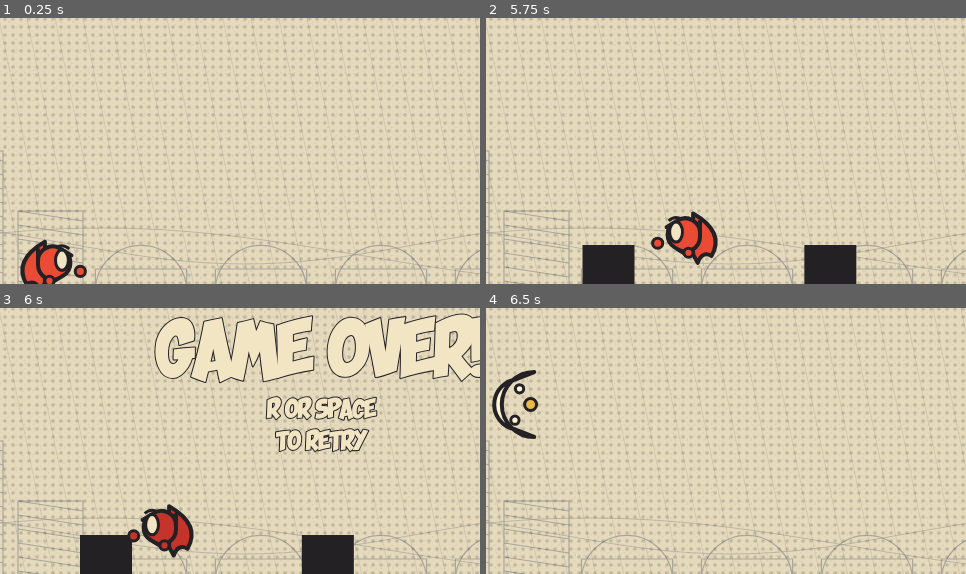
Above: before the commit, frames 1-4 (two rows, left to right).
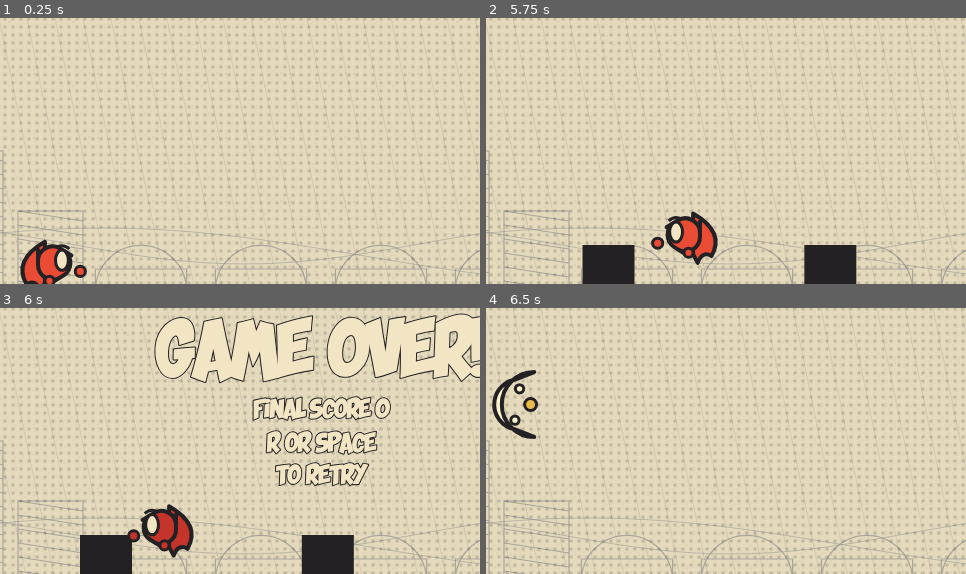
Above: after the commit, the same moments.

Repository: rfrondorf12/ai-girlies-jam-game
Game: browser game, page index.html
Two runs of this game, one before a commit and one after it. Both use one fixed random seed, a clock stepped at 60 frames per second and the inputs below.
Inputs (mouse positions are % of the whole screen's width and height, from its top left):
- Up to frame 1 (0.25 s): no input
- Up to frame 2 (5.75 s): click (50, 48) at 0.27 s; hold Right 1.03-1.53 s; click (50, 59) at 1.07 s; tap Space every 0.5 s from 1.1 to 5.6 s; hold Down 1.58-1.85 s; click (30, 37) at 1.67 s; hold Left 1.9-2.47 s; click (70, 31) at 2.27 s; hold Up 2.52-2.82 s; tap A at 2.52 s; click (65, 71) at 2.87 s; hold Right 2.87-3.53 s; click (25, 76) at 3.47 s; tap D at 3.52 s; hold Up 3.58-3.82 s; hold Left 3.87-4.3 s; click (50, 26) at 4.07 s; hold Down 4.35-4.68 s; click (80, 54) at 4.67 s; hold Right 4.73-5.23 s; click (20, 48) at 5.27 s; hold Down 5.28-5.55 s; hold Left from 5.6 s (still down)
- Up to frame 3 (6 s): keep holding Left; click (40, 87) at 5.87 s
- Up to frame 4 (6.5 s): tap Space at 6.1 s; release Left at 6.17 s; hold Up from 6.22 s (still down); click (60, 9) at 6.47 s
The pictures show only the part of the screen within x 17-67%, y 32-82%; the shares and areas given below are measured in that part.

Frames 1-2 are identical in both runs. In frame 3, 3.2% of the frame differs, in the area x 52-82%, y 33-68%; in frame 4, nothing differs.

Commit message:
ship-prep: fix fps meter, add touch movement and game-over score
Co-Authored-By: Claude Code <noreply@anthropic.com>

Diff:
--- a/main.js
+++ b/main.js
@@ -1,9 +1,8 @@
 // M3 feel: 8-panel comic runner with spawning monsters, stomp, slash, score, instant restart, and procedural Web Audio SFX.
 import {
-  PLAYFIELD_W, PLAYFIELD_H, PANEL_MARGIN, GROUND_Y, GROUND_THICKNESS, OUTLINE_WIDTH, TEXT_OUTLINE_WIDTH, MAX_DT,
+  PLAYFIELD_W, PLAYFIELD_H, PANEL_MARGIN, GROUND_Y, OUTLINE_WIDTH, TEXT_OUTLINE_WIDTH, MAX_DT,
   GRAVITY, MAX_FALL_SPEED, JUMP_VELOCITY, MAX_JUMPS, DOUBLE_JUMP_VELOCITY,
   MOVE_SPEED, PLAYER_W, PLAYER_H, PLAYER_START_X,
-  SHAPE_ROUND, EYE_OFFSET_X, EYE_OFFSET_Y, EYE_RADIUS_X, EYE_RADIUS_Y,
   SLASH_DURATION, SLASH_REACH, SLASH_THICKNESS, SLASH_ARC_SPREAD, SLASH_SAMPLES, SHOULDER_HEIGHT,
   MONSTER_W, MONSTER_H, MONSTER_SPEED, BASE_MONSTERS_PER_PANEL, SPAWN_INTERVAL, SPAWN_PANEL_MULTIPLIER,
   HIT_FLASH, STOMP_SQUASH, STOMP_BOUNCE_VELOCITY,
@@ -15,7 +14,7 @@
   VICTORY_HINT_LINE1, VICTORY_HINT_LINE2,
   PAUSED_TEXT, PAUSED_HINT, PAUSED_FONT_SIZE,
   CONTROLS_HINT, CONTROLS_HINT_SIZE, CONTROLS_HINT_DURATION, CONTROLS_HINT_MARGIN,
-  COLOR_PAPER, COLOR_INK, COLOR_PLAYER, COLOR_EYE, COLOR_MONSTER, COLOR_GROUND,
+  COLOR_PAPER, COLOR_INK, COLOR_EYE, COLOR_MONSTER,
   COLOR_DEATH, PANEL_FLASH_COLOR,
   WORLD_COUNT, WORLD_PAPER, WORLD_PLAYER_FILL, WORLD_PLAYER_EYE,
   WORLD_SKY_TOP, WORLD_SKY_BOTTOM, WORLD_PLATFORM_FILL, WORLD_PLATFORM_TOP, HALFTONE_OPACITY, STAGES_PER_PANEL,
@@ -93,7 +92,8 @@
 let fpsAccumulator = 0;
 let fpsFrameCount = 0;
 let avgFps = 60;
-let minFps = 60;
+let minFps = Infinity;
+let touchDir = 0;             // -1 = left half of screen held, 1 = right half, 0 = none
 
 function monstersPerPanel(p) {
   return BASE_MONSTERS_PER_PANEL + p;
@@ -296,20 +296,43 @@
 addEventListener('keyup', (e) => held.delete(e.code));
 addEventListener('blur', () => held.clear());
 
-// Mobile: a tap anywhere on the canvas does the one action (jump). A two-finger tap slashes.
+// Mobile: left half of the screen moves left, right half moves right. Tap jumps; a two-finger tap slashes.
 canvas.addEventListener('touchstart', (e) => {
   e.preventDefault();
   initAudio();
+  updateTouchDir(e.touches);
   if (gameOver || victory) {
     reset();
     return;
   }
   if (e.touches.length >= 2) {
     slashQueued = true;
-  } else {
-    jumpQueued = true;
-  }
+    return;
+  }
+  jumpQueued = true;
 }, { passive: false });
+canvas.addEventListener('touchmove', (e) => {
+  e.preventDefault();
+  updateTouchDir(e.touches);
+}, { passive: false });
+canvas.addEventListener('touchend', (e) => {
+  e.preventDefault();
+  updateTouchDir(e.touches);
+}, { passive: false });
+
+function updateTouchDir(touches) {
+  if (touches.length === 0) {
+    touchDir = 0;
+    return;
+  }
+  // Use the leftmost touch for direction when multiple fingers are down.
+  let leftmost = touches[0];
+  for (const t of touches) {
+    if (t.clientX < leftmost.clientX) leftmost = t;
+  }
+  const half = window.innerWidth / 2;
+  touchDir = leftmost.clientX < half ? -1 : 1;
+}
 
 // ---------------------------------------------------------------------------
 // Update
@@ -387,8 +410,8 @@
   runTime += dt;
 
   let dir = 0;
-  if (held.has('ArrowLeft') || held.has('KeyA')) dir -= 1;
-  if (held.has('ArrowRight') || held.has('KeyD')) dir += 1;
+  if (held.has('ArrowLeft') || held.has('KeyA') || touchDir < 0) dir -= 1;
+  if (held.has('ArrowRight') || held.has('KeyD') || touchDir > 0) dir += 1;
   player.vx = dir * MOVE_SPEED;
   if (dir !== 0) player.facing = dir;
   player.x += player.vx * dt;
@@ -1250,7 +1273,13 @@
 
   ctx.font = `${GAME_OVER_HINT_SIZE}px ${FONT_STACK}`;
   ctx.lineWidth = TEXT_OUTLINE_WIDTH;
-  const hintY1 = GAME_OVER_BANNER_Y + GAME_OVER_HINT_GAP;
+  const scoreY = GAME_OVER_BANNER_Y + GAME_OVER_HINT_GAP;
+  const scoreText = `FINAL SCORE ${score}`;
+  ctx.strokeText(scoreText, cx, scoreY);
+  ctx.fillStyle = currentPaper;
+  ctx.fillText(scoreText, cx, scoreY);
+
+  const hintY1 = scoreY + GAME_OVER_HINT_SIZE + 10;
   ctx.strokeText(RESTART_HINT_LINE1, cx, hintY1);
   ctx.fillStyle = currentPaper;
   ctx.fillText(RESTART_HINT_LINE1, cx, hintY1);
@@ -1357,7 +1386,8 @@
   ctx.textBaseline = 'top';
   ctx.lineWidth = 1;
   ctx.strokeStyle = COLOR_INK;
-  const text = `FPS ${Math.round(fps)} AVG ${Math.round(avgFps)} MIN ${Math.round(minFps)}`;
+  const minText = minFps === Infinity ? '--' : Math.round(minFps);
+  const text = `FPS ${Math.round(fps)} AVG ${Math.round(avgFps)} MIN ${minText}`;
   ctx.strokeText(text, PANEL_MARGIN + 8, PANEL_MARGIN + 42);
   ctx.fillStyle = '#F2E5C4';
   ctx.fillText(text, PANEL_MARGIN + 8, PANEL_MARGIN + 42);
@@ -1370,13 +1400,14 @@
 
 let lastTime = performance.now();
 function frame(now) {
-  const dt = Math.min((now - lastTime) / 1000, MAX_DT);
+  const rawDt = (now - lastTime) / 1000;
+  const dt = Math.min(rawDt, MAX_DT);
   lastTime = now;
   update(dt);
   draw();
 
   if (SHOW_FPS) {
-    fps = 1 / Math.max(dt, 0.0001);
+    fps = 1 / Math.max(rawDt, 0.0001);
     fpsAccumulator += fps;
     fpsFrameCount++;
     if (fpsFrameCount >= 30) {
